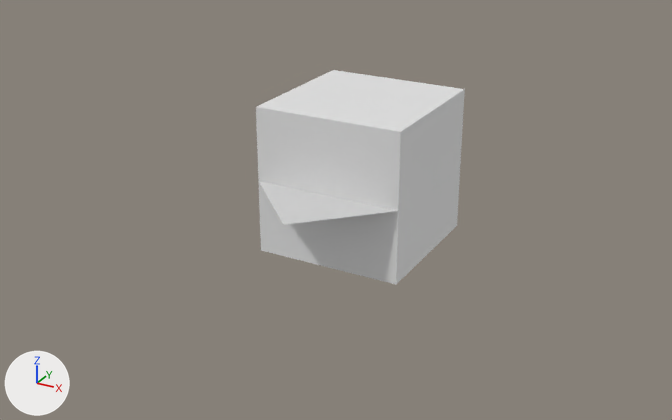
Renders of the glTF model tests/integration/expect/meshes.gltf from each side of a commit.
One viewpoint serves both versions: a 50 mm lens placed at (5.29, -10.35, 4.51), pointed at (-0.03, -0.68, -0.33). Arrows for +X, +Y and +Z are at lower left; the lights stay in place.

The first picture shows 'Ngon', 'ShapeKey'.
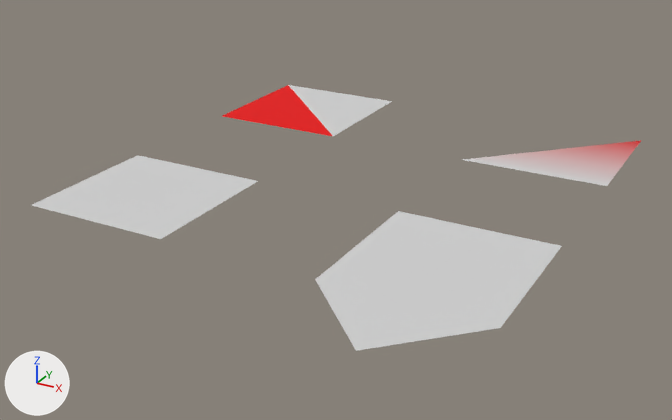
Where the change shows, as pixel boxes [x1, y1, x2, y2] in the pictures (672 x 420 px):
'ShapeKey', deleted: before [256, 70, 465, 284]
'Ngon', moved: before [259, 181, 396, 225]; after [315, 211, 562, 351]
'Quad', moved (not visible before): after [32, 155, 258, 239]
'TwoMaterials', moved (not visible before): after [223, 85, 392, 136]
'Triangle', moved (not visible before): after [462, 141, 641, 186]

Patch to the scene script:
```diff
--- a/tests/integration/expect/meshes.gltf.py
+++ b/tests/integration/expect/meshes.gltf.py
@@ ob_ngon @@
 ob_ngon = bpy.data.objects.new('Ngon', me_ngon)
-ob_ngon.location = (0.0, 0.0, 0.0)
+ob_ngon.location = (2.0, -2.0, 0.0)
@@ ob_quad @@
 ob_quad = bpy.data.objects.new('Quad', me_quad)
-ob_quad.location = (0.0, 0.0, 0.0)
+ob_quad.location = (-2.0, -2.0, 0.0)
@@ ob_shapekey @@
-ob_shapekey = bpy.data.objects.new('ShapeKey', me_shapekey_001)
-ob_shapekey.location = (0.0, 0.0, 0.0)
@@ ob_triangle @@
 ob_triangle = bpy.data.objects.new('Triangle', me_triangle)
-ob_triangle.location = (0.0, 0.0, 0.0)
+ob_triangle.location = (2.0, 2.0, 0.0)
@@ ob_twomaterials @@
 ob_twomaterials = bpy.data.objects.new('TwoMaterials', me_twomaterials)
-ob_twomaterials.location = (0.0, 0.0, 0.0)
+ob_twomaterials.location = (-2.0, 2.0, 0.0)
```
